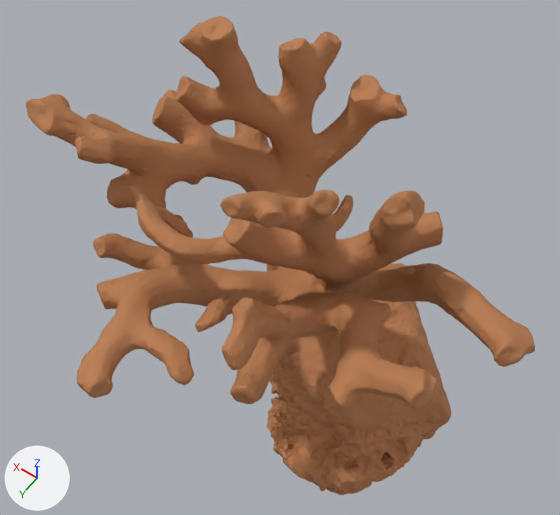
The glTF model Assets/Corals/Coral1.glb, before and after one commit.
Rendered twice from a 50 mm lens placed at (-0.532, 0.749, 1.718), pointed at (0.065, -0.087, 0.406). The lights are fixed; the arrows at lower left show +X, +Y and +Z. Where no turn or scale is listed for an object, it has been applied to the vertices.

The first picture shows 'Coral1'.
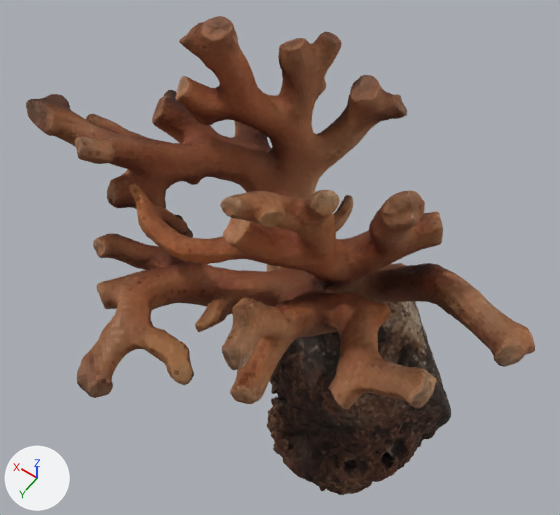
The newer file is also rescaled (x3.066), turned or shifted as a whole; pictures and numbers use the older file's frame.

The change, as a diff of the scene's bpy script:
```diff
--- a/Assets/Corals/Coral1.glb.py
+++ b/Assets/Corals/Coral1.glb.py
@@ img_coral1_image_0 @@
+img_coral1_image_0 = load_image('Coral1_Image_0', '_unpacked/Coral1_Image_0', 256, 256, 'sRGB')
@@ mat_default_004 @@
+mat_default_004 = bpy.data.materials.new('default.004')
+# uses the picture img_coral1_image_0
+# uses the picture img_image_2
@@ me_mesh_0 @@
 me_mesh_0.from_pydata(...)  # 50000 vertices, 100000 faces; spans x -0.483..0.483, y -0.434..0.434, z -0.568..0.568
-me_mesh_0.materials.append(mat_default)
+me_mesh_0.materials.append(mat_default_004)
```

What differs and where, as boxes [x1, y1, x2, y2] in the pictures (560 x 515 px):
'Coral1', recoloured
    both: [26, 16, 535, 495]
